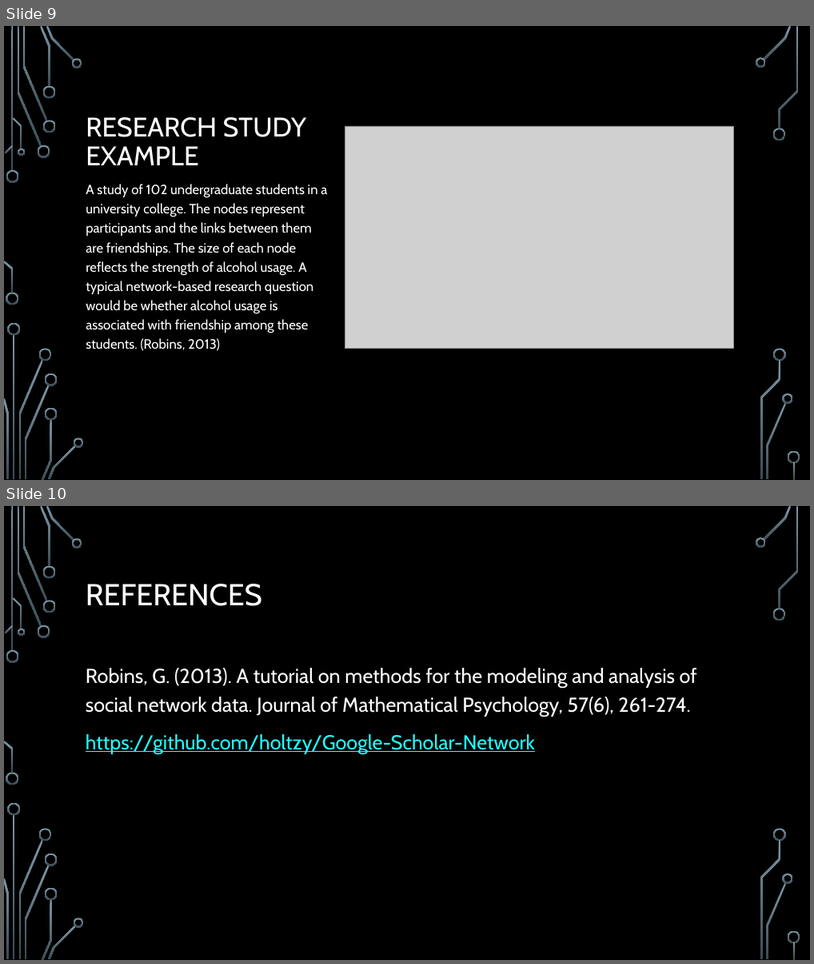
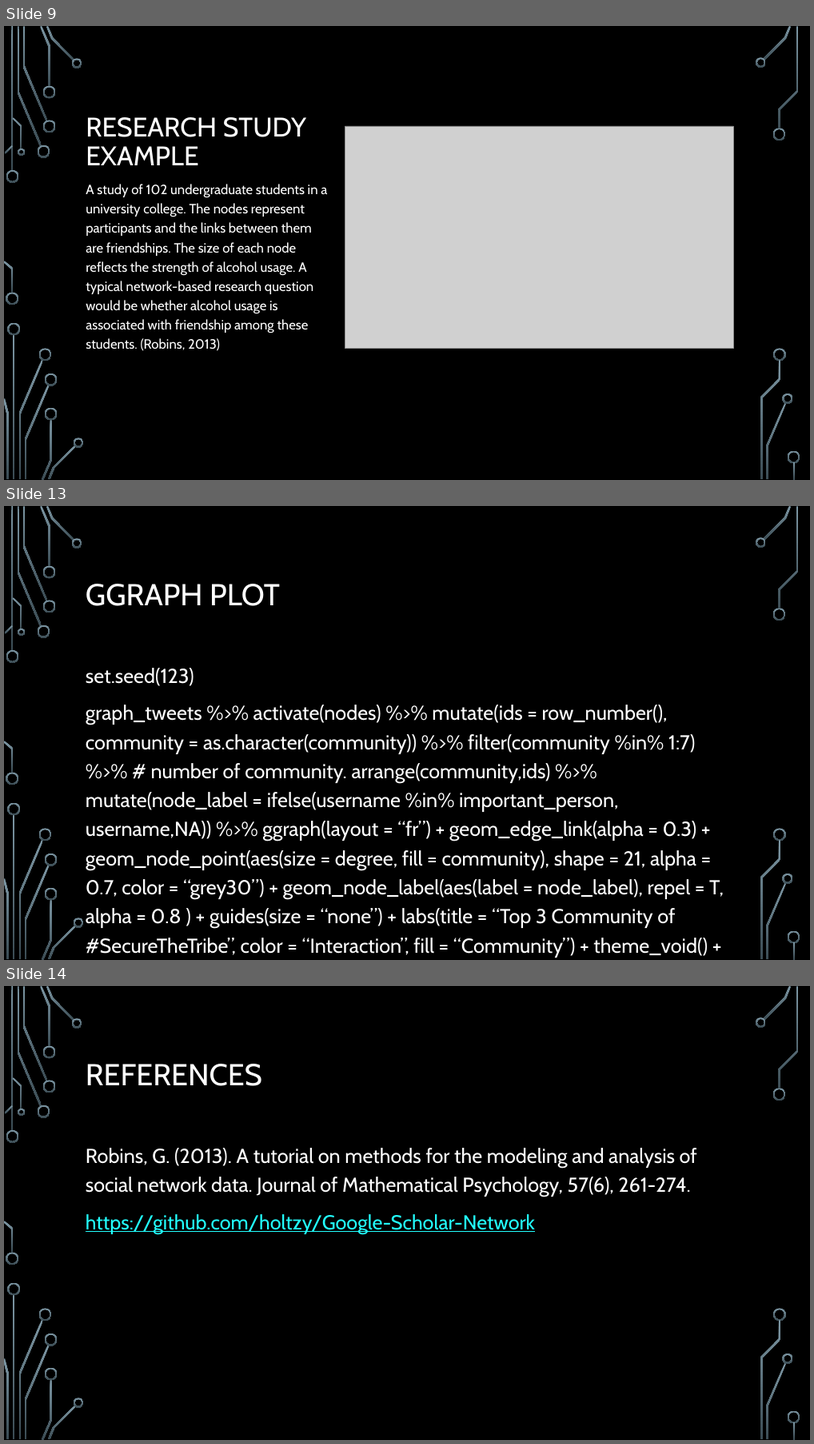
Before and after one commit to intro-to-data-science-22-workshop/07-network-graphs-adbdelsalam-dornelles, a slide deck: presentation.pptx. Shown one above the other, each under a label of ours: slides 9 and 10 before the commit, slides 9, 13 and 14 after it; the slides between them are not shown. The pictures are 814x964 and 814x1444 pixels, drawn with LibreOffice and Linux fonts; fonts in the diff are those of the drawing; grey boxes stand for pictures; background and template pictures are left out. Boxes give left, top, right and bottom in pixels: in the first picture for what was removed or moved away, otherwise in the second. Text is boxed around its words. In the diff, an @@ line names an element or a change of style, - is before the commit and + after.

```diff
--- a/presentation.pptx
+++ b/presentation.pptx
@@ slide 13 added at box(4, 506, 810, 960), background picture (left out); not listed: 36 template elements that a slide beside it also shows @@
@@ title added at box(86, 584, 280, 606), 36 pt, text #FFFFFF @@
+GGRAPH PLOT
@@ text added at box(86, 668, 724, 957), 24 pt, text #FFFFFF @@
+set.seed(123)
+graph_tweets %>% activate(nodes) %>% mutate(ids = row_number(), community = as.character(community)) %>% filter(community %in% 1:7) %>% # number of community. arrange(community,ids) %>% mutate(node_label = ifelse(username %in% important_person, username,NA)) %>% ggraph(layout = “fr”) + geom_edge_link(alpha = 0.3) + geom_node_point(aes(size = degree, fill = community), shape = 21, alpha = 0.7, color = “grey30”) + geom_node_label(aes(label = node_label), repel = T, alpha = 0.8 ) + guides(size = “none”) + labs(title = “Top 3 Community of #SecureTheTribe”, color = “Interaction”, fill = “Community”) + theme_void() + theme(legend.position = “top”)
@@ what was slide 10 is now slide 14 @@
```
Also in this commit, not shown: 4 slides changed, 4 other slides added, 1 slide removed, 2 other files.
